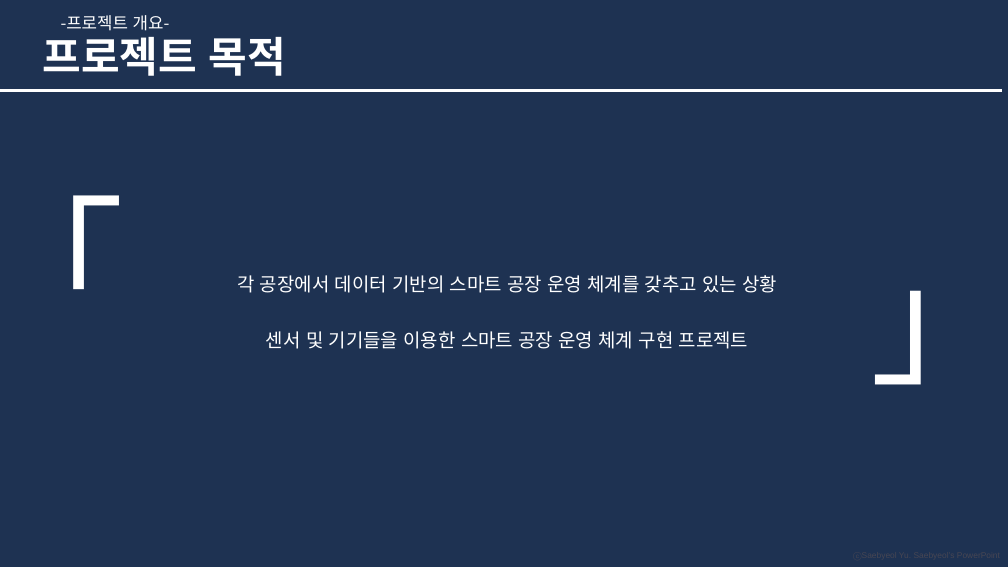
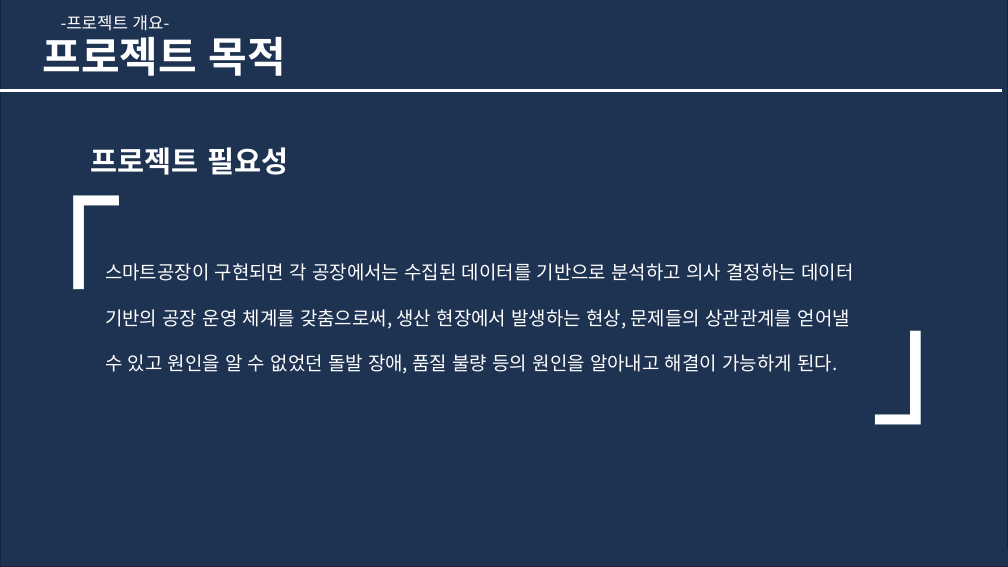
Before and after one commit to SW-Lee31/SF_project, a slide deck: slide 6 of 0113 포토폴리오.pptx (slide 4 before the commit). Drawn at 1008x567 pixels with LibreOffice and Linux fonts; fonts in the diff are those of the drawing. Boxes give left, top, right and bottom in pixels: in the first picture for what was removed or moved away, otherwise in the second. Text is boxed around its words. In the diff, an @@ line names an element or a change of style, - is before the commit and + after.

```diff
--- a/0113 포토폴리오.pptx
+++ b/0113 포토폴리오.pptx
@@ background #1E3252 to #FFFFFF @@
@@ rectangle added at box(0, 0, 1008, 567), fill #1E3252, outline #16253D 1 pt @@
@@ text added at box(91, 147, 288, 175), 28 pt, text #FFFFFF, bold @@
+프로젝트 필요성
@@ text at box(105, 263, 853, 374): text changed @@
-각 공장에서 데이터 기반의 스마트 공장 운영 체계를 갖추고 있는 상황
-센서 및 기기들을 이용한 스마트 공장 운영 체계 구현 프로젝트
+스마트공장이 구현되면 각 공장에서는 수집된 데이터를 기반으로 분석하고 의사 결정하는 데이터
+기반의 공장 운영 체계를 갖춤으로써, 생산 현장에서 발생하는 현상, 문제들의 상관관계를 얻어낼
+수 있고 원인을 알 수 없었던 돌발 장애, 품질 불량 등의 원인을 알아내고 해결이 가능하게 된다.
@@ text "」": place and size @@
-text "」" at box(870, 290, 1008, 385)
+text "」" at box(870, 330, 1008, 425)
@@ rectangle added at box(854, 549, 1008, 564), fill #1E3252 @@
```
Also in this commit, not shown: 8 other slides changed, 5 slides added, 3 slides removed, 1 other file.
